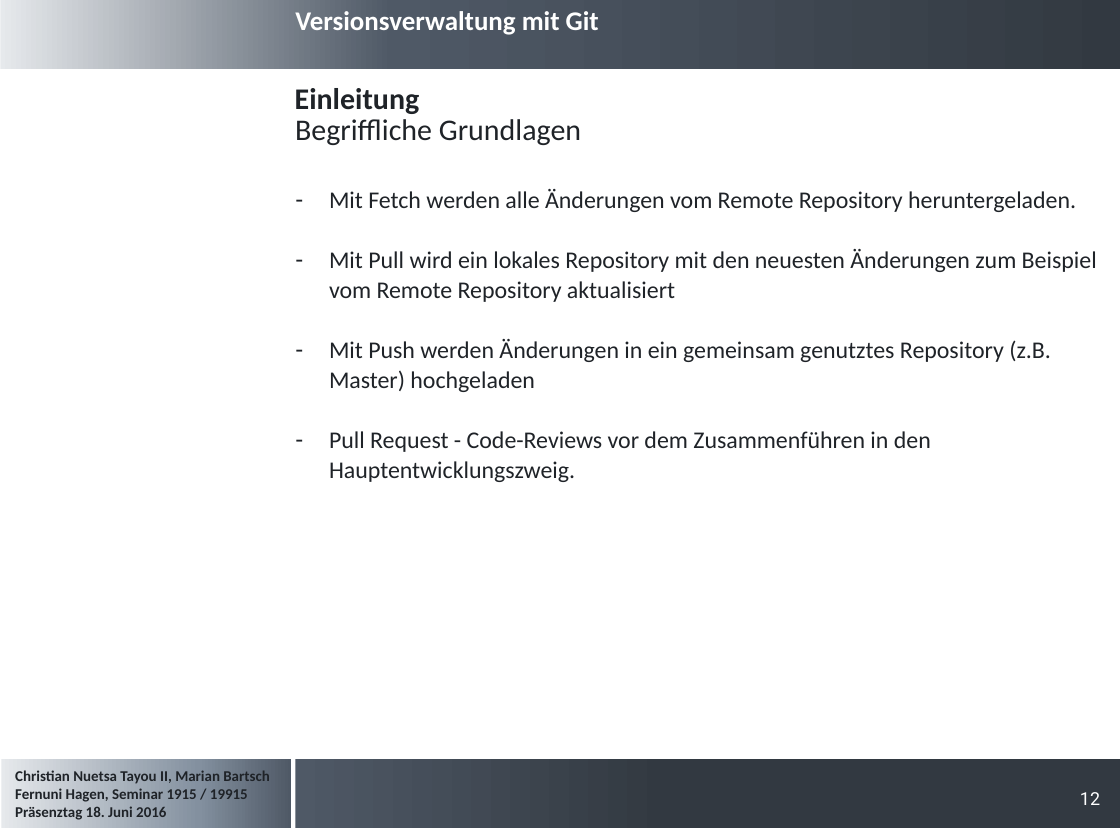
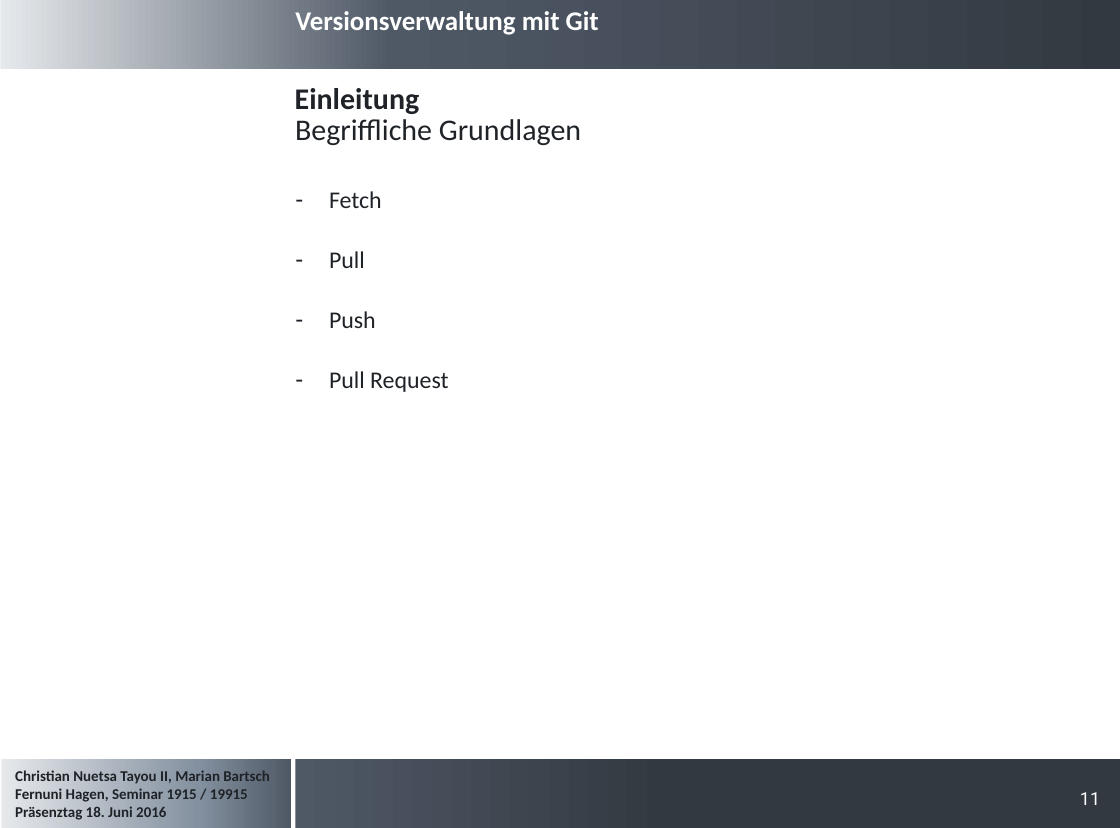
Before and after one commit to cristallin/git-project-seminar, a slide deck: slide 11 of Präsentation_Seminararbeit.pptx (slide 12 before the commit). Drawn at 1120x828 pixels with LibreOffice and Linux fonts; fonts in the diff are those of the drawing; background and template pictures are left out. Boxes give left, top, right and bottom in pixels: in the first picture for what was removed or moved away, otherwise in the second. Text is boxed around its words. In the diff, an @@ line names an element or a change of style, - is before the commit and + after.

```diff
--- a/Präsentation_Seminararbeit.pptx
+++ b/Präsentation_Seminararbeit.pptx
@@ text at [329, 191, 448, 392]: text changed @@
-– Mit Fetch werden alle Änderungen vom Remote Repository heruntergeladen.
-– Mit Pull wird ein lokales Repository mit den neuesten Änderungen zum Beispiel vom Remote Repository aktualisiert
-– Mit Push werden Änderungen in ein gemeinsam genutztes Repository (z.B. Master) hochgeladen
-– Pull Request - Code-Reviews vor dem Zusammenführen in den Hauptentwicklungszweig.
+– Fetch
+– Pull
+– Push
+– Pull Request
@@ page number at [1080, 792, 1100, 805]: text changed @@
-12
+11
```
Also in this commit, not shown: 5 other slides changed, 1 slide removed.
